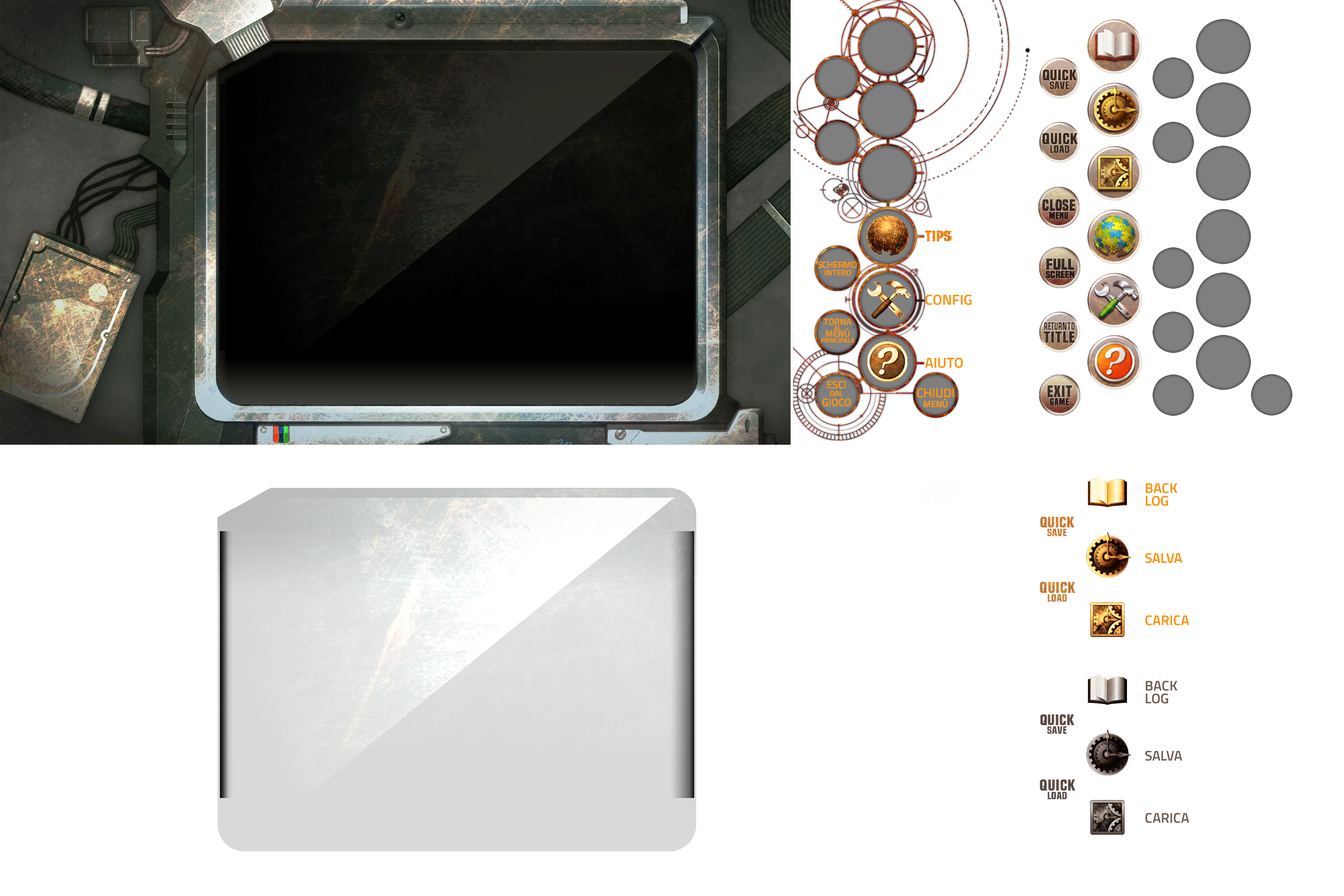
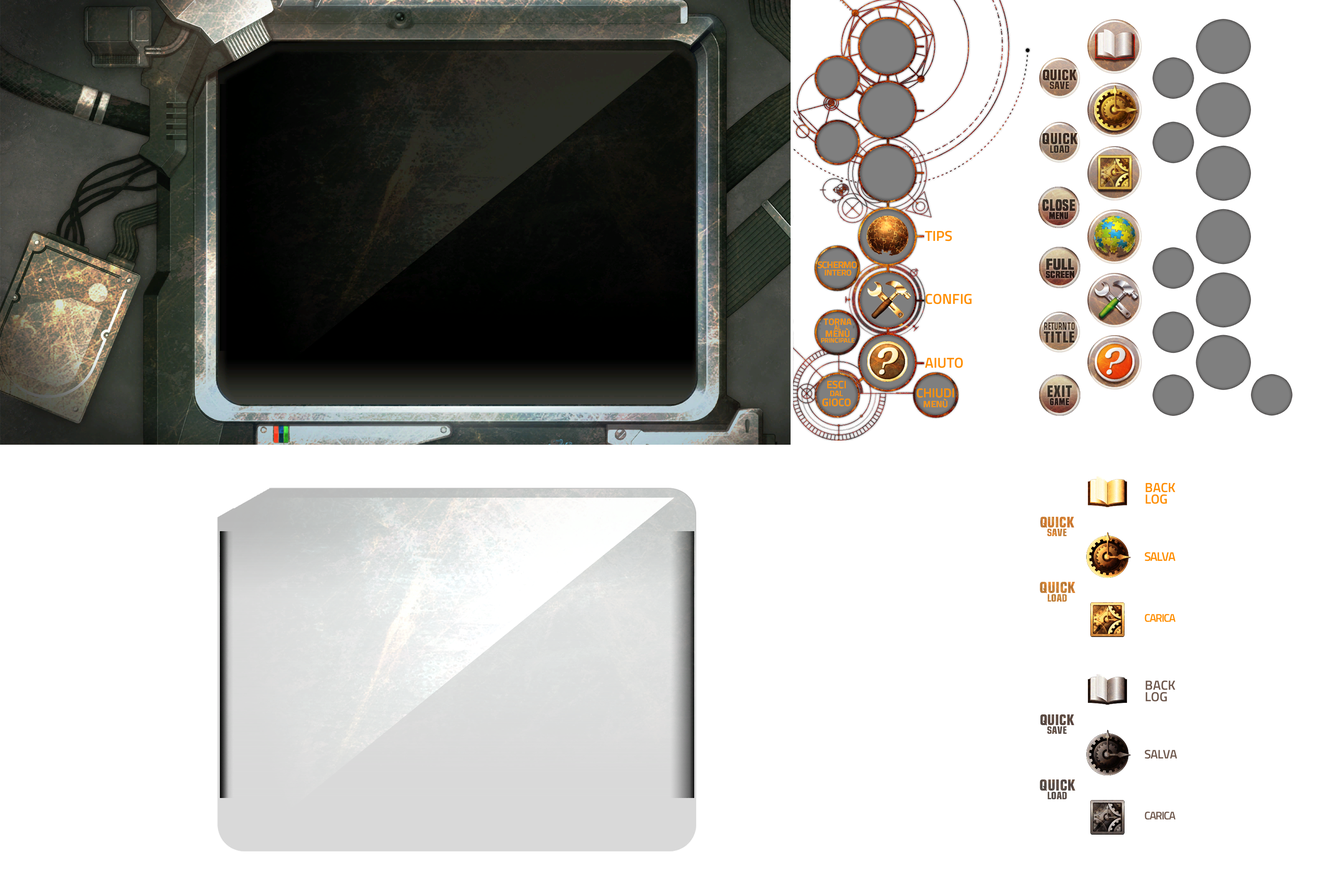
Before/after of a (1344, 896) layered artwork. What changed in the layer stack:
painted on "MENUCHIP.dds" over (x1=924, y1=230, x2=1189, y2=823)
